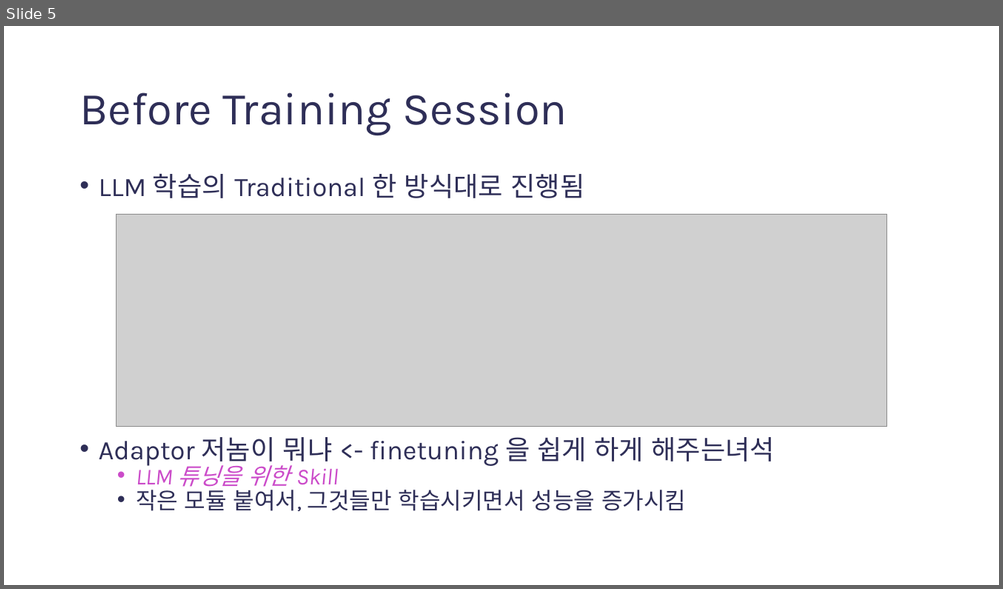
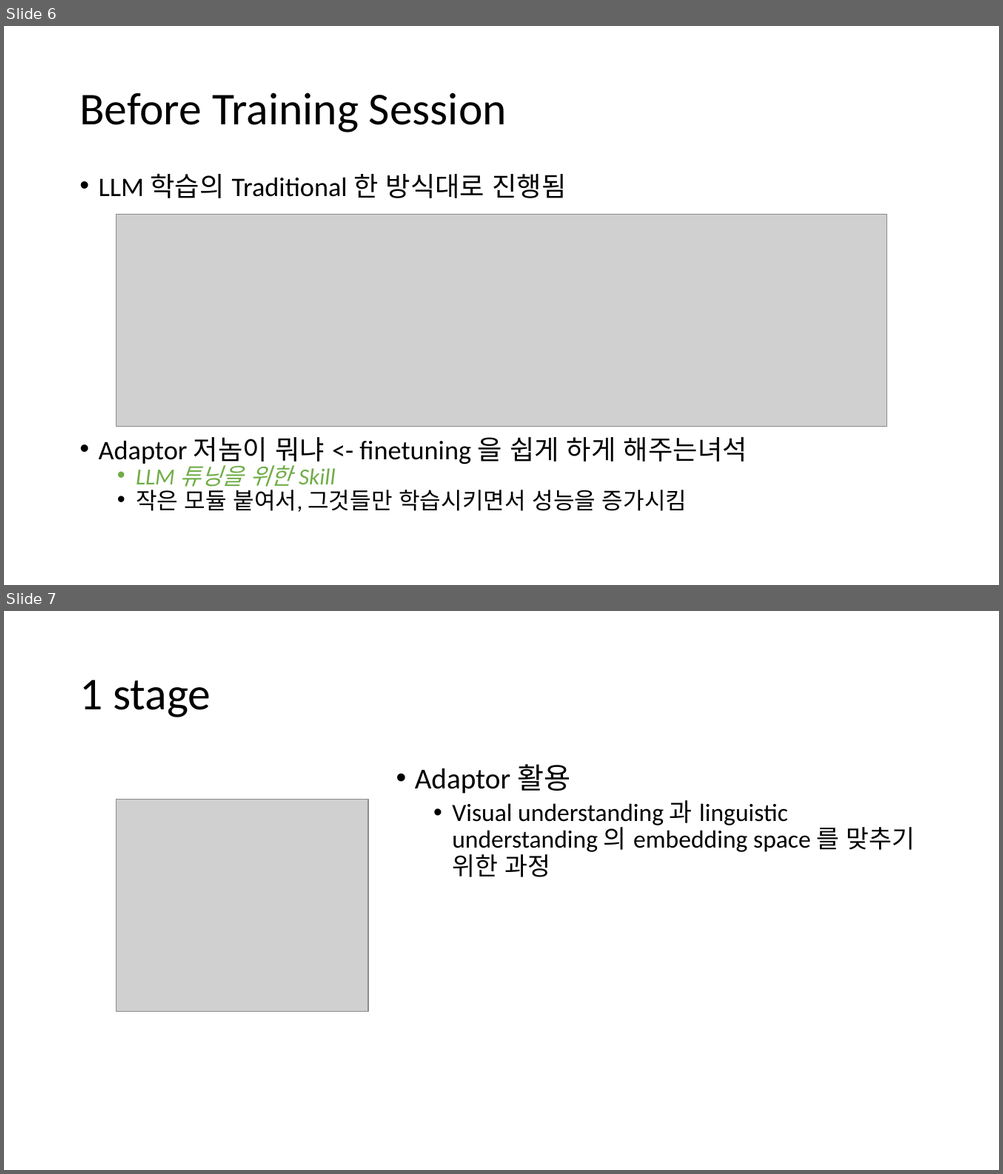
Before and after one commit to gggg8657/study, a slide deck: Studying must go on/Presentation1.pptx. Shown one above the other, each under a label of ours: slide 5 before the commit, slides 6 and 7 after it. The pictures are 1003x589 and 1003x1174 pixels, drawn with LibreOffice and Linux fonts; fonts in the diff are those of the drawing; grey boxes stand for pictures. Boxes give left, top, right and bottom in pixels: in the first picture for what was removed or moved away, otherwise in the second. Text is boxed around its words. In the diff, an @@ line names an element or a change of style, - is before the commit and + after.

```diff
--- a/Studying must go on/Presentation1.pptx
+++ b/Studying must go on/Presentation1.pptx
@@ slide 7 added at (4, 611, 999, 1170), background #FFFFFF @@
@@ title added at (79, 680, 211, 718), 44 pt, text #000000 @@
+1 stage
@@ text added at (415, 764, 915, 877), 24 pt, text #000000 @@
+• Adaptor 활용
+  • Visual understanding 과 linguistic understanding 의 embedding space 를 맞추기 위한 과정
@@ picture added at (116, 799, 368, 1011) @@
@@ what was slide 5 is now slide 6 @@
@@ slide 6 changed as well @@
@@ title "Before Training Session" at (79, 93, 506, 133): font Karla to Calibri, text colour #2E2E57 to #000000 @@
@@ text "LLM 학습의 Traditional 한 방식대로 ..." at (99, 174, 747, 512): font Karla to Calibri; text colour #2E2E57 to #000000 in "LLM 학습의 Traditional 한 방식대로 진행됨", "Adaptor 저놈이 뭐냐 <- finetuning 을 쉽게 ...", "작은 모듈 붙여서, 그것들만 학습시키면서 성능을 증가시킴"; text colour #CB4BC9 to #70AD47 in "LLM 튜닝을 위한 Skill" @@
```
Also in this commit, not shown: 4 other slides changed, 12 other slides added, 2 slides removed, 1 other file.
